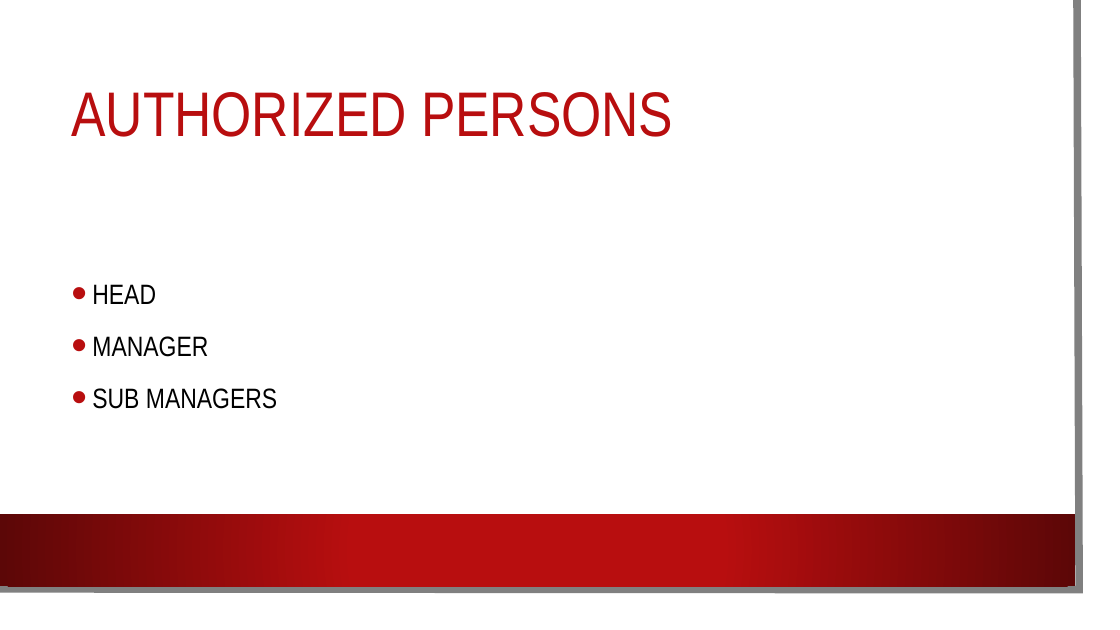
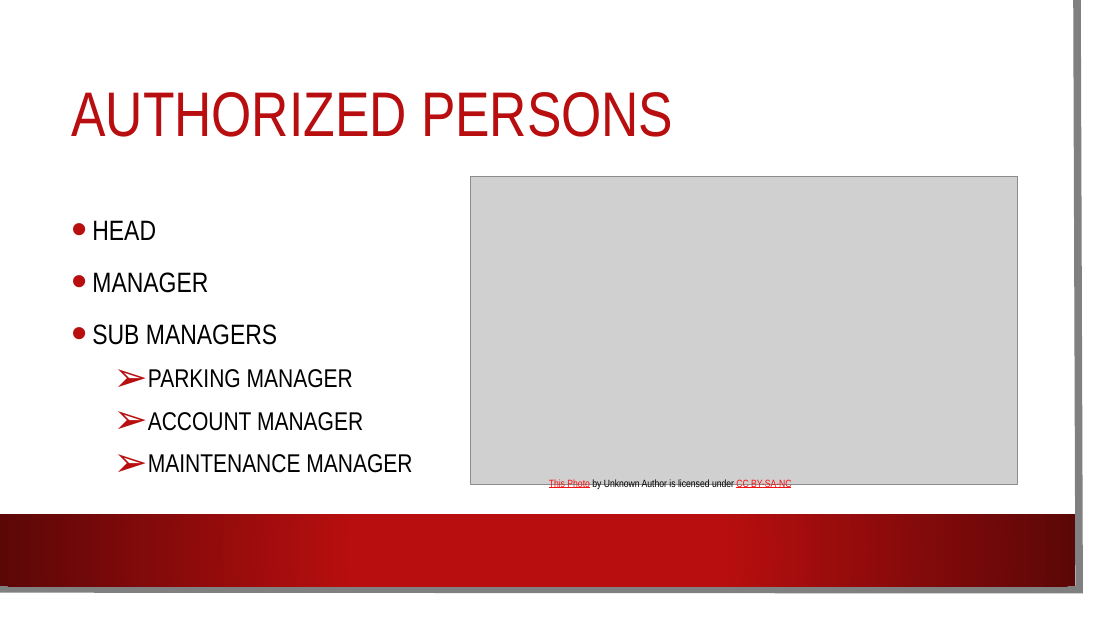
Before and after one commit to SyedKifayat1/OppFinalProject, a slide deck: slide 4 of Opp Project.pptx. Drawn at 1120x630 pixels with LibreOffice and Linux fonts; fonts in the diff are those of the drawing; grey boxes stand for pictures; background and template pictures are left out. Boxes give left, top, right and bottom in pixels: in the first picture for what was removed or moved away, otherwise in the second. Text is boxed around its words. In the diff, an @@ line names an element or a change of style, - is before the commit and + after.

```diff
--- a/Opp Project.pptx
+++ b/Opp Project.pptx
@@ picture added at bbox=[471, 176, 1018, 485] @@
@@ text at bbox=[148, 369, 412, 473]: paragraphs added @@
+  ➢ PARKING MANAGER
+  ➢ ACCOUNT MANAGER
+  ➢ MAINTENANCE MANAGER
@@ text added at bbox=[549, 479, 791, 489], 9 pt, text #000000 @@
+This Photo by Unknown Author is licensed under CC BY-SA-NC
```
Also in this commit, not shown: 10 other slides changed, 2 slides added.
